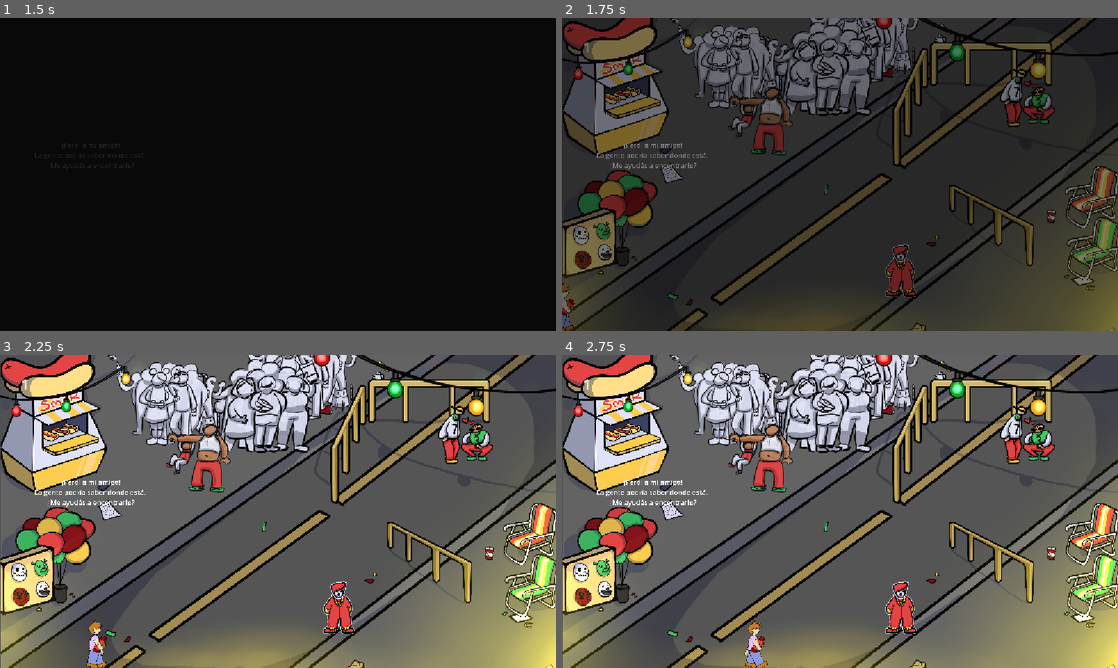
Above: before the commit, frames 1-4 (two rows, left to right).
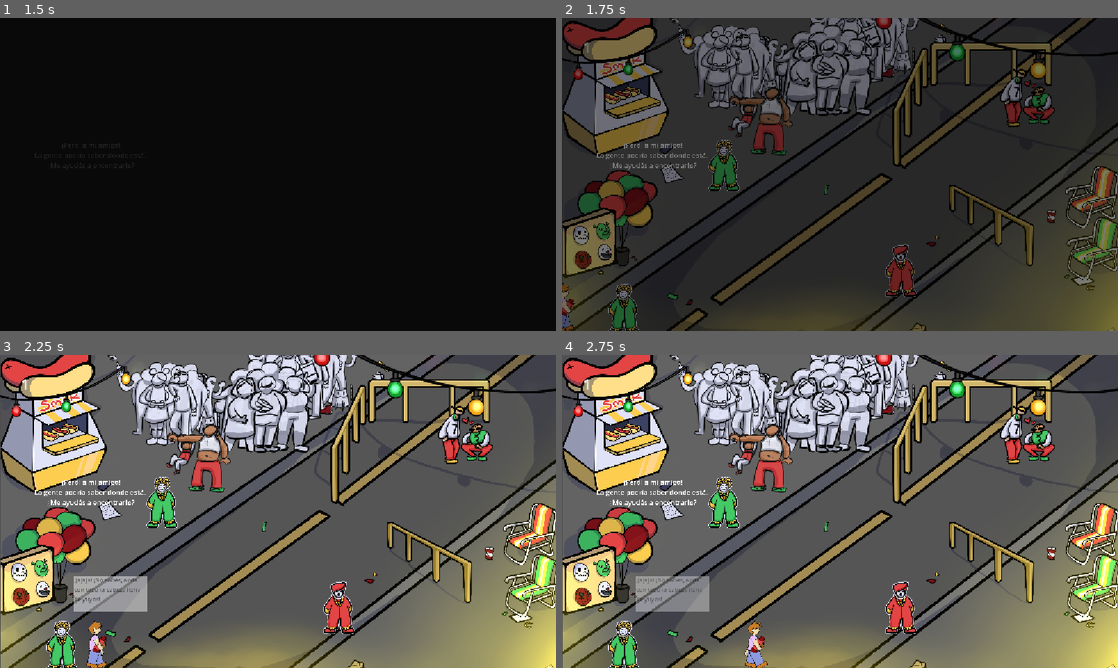
Above: after the commit, the same moments.

Repository: guille-bada/ggj-2026
Game: Godot game, scene res://Scenes/main_menu.tscn
The game is run twice, just before and just after one commit, with the same random seed, the same clock (stepped at 60 frames per second) and the same inputs. The engine's default icon, where the game draws it, is replaced by a stand-in: a white triangle on a blue panel in a dark square.
Inputs:
- Up to frame 1 (1.5 s): tap Enter at 0.5 s; hold D (Right) 0.53-1.28 s; hold S (Down) from 1.28 s (still down)
- Up to frame 2 (1.75 s): keep holding S (Down)
- Up to frame 3 (2.25 s): release S (Down) at 2.03 s; hold D (Right) from 2.03 s (still down)
- Up to frame 4 (2.75 s): keep holding D (Right)

Frame 1 is identical in both runs. In frame 2, 1.2% of the frame differs, in the area x 8-32%, y 38-100%; in frame 3, 2.7%; in frame 4, 2.7%.

Commit message:
Fix resources locations positions.

Diff:
--- a/Resources/Locations/escena_1/mascaras.tres
+++ b/Resources/Locations/escena_1/mascaras.tres
@@ -4,5 +4,6 @@
 
 [resource]
 script = ExtResource("1_klqwu")
+position = Vector2(127, 603)
 clues = Array[String](["Andaba viendo de comprarse una máscara para halloween. No, ni idea yo tampoco por qué, estamos en febrero. ", "Le andaba haciendo ojitos a uno de los globos que venden ahí nomás."])
 metadata/_custom_type_script = "uid://d4gooov6o58k"
--- a/Resources/Locations/escena_1/panchos.tres
+++ b/Resources/Locations/escena_1/panchos.tres
@@ -4,5 +4,6 @@
 
 [resource]
 script = ExtResource("1_jyxic")
+position = Vector2(335, 305)
 clues = Array[String](["Buscalo en la fila del carrito que seguro se fue a encajar un Smeck."])
 metadata/_custom_type_script = "uid://d4gooov6o58k"
--- a/Resources/Locations/escena_1/sillas.tres
+++ b/Resources/Locations/escena_1/sillas.tres
@@ -4,5 +4,6 @@
 
 [resource]
 script = ExtResource("1_q2kbv")
+position = Vector2(701, 524)
 clues = Array[String](["¿Momito? Estaba paveando ahi con las doñas que trajeron las sillas.", "Creo que lo vi intentando adueñarse de una silla de playa. Decime pa que si vamos a desfilar en nada. "])
 metadata/_custom_type_script = "uid://d4gooov6o58k"
--- a/Resources/Locations/escena_2/cervezas.tres
+++ b/Resources/Locations/escena_2/cervezas.tres
@@ -4,5 +4,6 @@
 
 [resource]
 script = ExtResource("1_wdr4k")
+position = Vector2(989, 138)
 clues = Array[String](["Lo mandamos a buscar unas birras, que si no no desfilamos un carajo."])
 metadata/_custom_type_script = "uid://d4gooov6o58k"
--- a/Resources/Locations/escena_2/chorizos.tres
+++ b/Resources/Locations/escena_2/chorizos.tres
@@ -4,5 +4,6 @@
 
 [resource]
 script = ExtResource("1_oltwm")
+position = Vector2(313, 418)
 clues = Array[String](["¿El Momo? Creo que fue a comerse un chori.", "¿Momo? Morfando. Cuando lo veas decile que venga pa'cá."])
 metadata/_custom_type_script = "uid://d4gooov6o58k"
--- a/Resources/Locations/escena_2/helados.tres
+++ b/Resources/Locations/escena_2/helados.tres
@@ -4,5 +4,6 @@
 
 [resource]
 script = ExtResource("1_h7n0w")
+position = Vector2(538, 563)
 clues = Array[String](["Deja, no se aguanta nada el calor, fue a ver si conseguía algo fresco."])
 metadata/_custom_type_script = "uid://d4gooov6o58k"
--- a/Resources/Locations/escena_3/banos.tres
+++ b/Resources/Locations/escena_3/banos.tres
@@ -4,5 +4,6 @@
 
 [resource]
 script = ExtResource("1_38n37")
+position = Vector2(352, 238)
 clues = Array[String](["¿Y dónde mas va a estar el momo? Siempre va al baño cuando nos toca salir.", "El abombado se tomó un litro de cerveza y ahora anda haciendo fila pa' desagotar."])
 metadata/_custom_type_script = "uid://d4gooov6o58k"
--- a/Resources/Locations/escena_3/camara.tres
+++ b/Resources/Locations/escena_3/camara.tres
@@ -4,5 +4,6 @@
 
 [resource]
 script = ExtResource("1_2kcq6")
+position = Vector2(709, 574)
 clues = Array[String](["Na, se fue a chupar cámara. "])
 metadata/_custom_type_script = "uid://d4gooov6o58k"
--- a/Resources/Locations/escena_3/tambores.tres
+++ b/Resources/Locations/escena_3/tambores.tres
@@ -4,5 +4,6 @@
 
 [resource]
 script = ExtResource("1_b8r70")
+position = Vector2(978, 288)
 clues = Array[String](["Habia dejado sus tambor por ahí, fue a buscarlo.", "El colgado se dejó la bandera tirada donde los baños."])
 metadata/_custom_type_script = "uid://d4gooov6o58k"
--- a/Resources/Locations/escena_4/camion.tres
+++ b/Resources/Locations/escena_4/camion.tres
@@ -4,5 +4,6 @@
 
 [resource]
 script = ExtResource("1_s1ayt")
+position = Vector2(329, 409)
 clues = Array[String](["Le toca conducir el carro asi que la produ lo mando directo pa ahí.", "Sabés que creo que lo vi …(259 unchanged characters)…
 metadata/_custom_type_script = "uid://d4gooov6o58k"
--- a/Resources/Scenes/escena4.tres
+++ b/Resources/Scenes/escena4.tres
@@ -3,12 +3,10 @@
 [ext_resource type="Script" uid="uid://d4gooov6o58k" path="res://Scripts/Resources/ResourceLocation.gd" id="1_aejou"]
 [ext_resource type="Script" uid="uid://dsmjdeujpahcl" path="res://Scripts/Resources/ResourceScene.gd" id="1_lmibd"]
 [ext_resource type="Resource" uid="uid://cbodemyx6wx6p" path="res://Resources/Locations/escena_4/camion.tres" id="2_acf71"]
-[ext_resource type="Resource" uid="uid://dtlkbb7pd11k2" path="res://Resources/Locations/escena_4/location2.tres" id="3_6qmtt"]
-[ext_resource type="Resource" uid="uid://dj4af4jlvhbrf" path="res://Resources/Locations/escena_4/location3.tres" id="4_c7gtx"]
 
 [resource]
 script = ExtResource("1_lmibd")
 name = "1"
 index = 4
-locations = Array[ExtResource("1_aejou")]([ExtResource("2_acf71"), ExtResource("3_6qmtt"), ExtResource("4_c7gtx")])
+locations = Array[ExtResource("1_aejou")]([ExtResource("2_acf71")])
 metadata/_custom_type_script = "uid://dsmjdeujpahcl"
--- a/Scenes/Npc.tscn
+++ b/Scenes/Npc.tscn
@@ -14,11 +14,12 @@
 [sub_resource type="CircleShape2D" id="CircleShape2D_ileeb"]
 radius = 57.271286
 
-[node name="Npc" type="Node2D" unique_id=1133381282 node_paths=PackedStringArray("interactable", "head", "body")]
+[node name="Npc" type="Node2D" unique_id=1133381282 node_paths=PackedStringArray("interactable", "head", "body", "game_over")]
 script = ExtResource("1_lvqg6")
 interactable = NodePath("Interactable")
 head = NodePath("Mask/Node2D/Head")
 body = NodePath("Mask/Node2D/Body")
+game_over = NodePath("CanvasLayer/GameOver")
 
 [node name="BubblePosition" type="Node2D" parent="." unique_id=813284153]
 
@@ -38,8 +39,8 @@
 
 [node name="Obstacle" type="Area2D" parent="." unique_id=348511785]
 scale = Vector2(0.745, 0.745)
-collision_layer = 2
-collision_mask = 3
+collision_layer = 0
+collision_mask = 0
 
 [node name="CollisionShape2D" type="CollisionShape2D" parent="Obstacle" unique_id=1352492645]
 scale = Vector2(0.745, 0.745)
@@ -82,6 +83,8 @@
 subject = NodePath("../../Mask")
 
 [node name="StaticBody2D" type="StaticBody2D" parent="." unique_id=859082263]
+collision_layer = 0
+collision_mask = 0
 
 [node name="CollisionShape2D" type="CollisionShape2D" parent="StaticBody2D" unique_id=671818039]
 shape = SubResource("CircleShape2D_ileeb")
--- a/Scenes/zone_1.tscn
+++ b/Scenes/zone_1.tscn
@@ -104,6 +104,12 @@
 [node name="Npc" parent="Npc_positions" unique_id=1133381282 instance=ExtResource("3_uflgu")]
 position = Vector2(701, 524)
 
+[node name="Npc2" parent="Npc_positions" unique_id=936253480 instance=ExtResource("3_uflgu")]
+position = Vector2(127, 603)
+
+[node name="Npc3" parent="Npc_positions" unique_id=1229214800 instance=ExtResource("3_uflgu")]
+position = Vector2(335, 305)
+
 [node name="to_zone_2" parent="." unique_id=1673277274 instance=ExtResource("1_e6tpv")]
 position = Vector2(-52, 458)
 scale = Vector2(1, 5.924799)
--- a/Scenes/zone_2.tscn
+++ b/Scenes/zone_2.tscn
@@ -94,7 +94,6 @@
 
 [node name="Character" parent="." unique_id=967131426 instance=ExtResource("5_bd8ia")]
 position = Vector2(1006, 320)
-collision_layer = 5
 
 [node name="Label" type="Label" parent="." unique_id=1610399105]
 offset_left = 43.0
--- a/Scenes/zone_4.tscn
+++ b/Scenes/zone_4.tscn
@@ -137,13 +137,7 @@
 [node name="Npc_positions" type="Node2D" parent="." unique_id=1925852176]
 
 [node name="Npc" parent="Npc_positions" unique_id=1133381282 instance=ExtResource("3_jvpqj")]
-position = Vector2(559, 587)
-
-[node name="Npc2" parent="Npc_positions" unique_id=1805372857 instance=ExtResource("3_jvpqj")]
-position = Vector2(333, 520)
-
-[node name="Npc3" parent="Npc_positions" unique_id=1988434145 instance=ExtResource("3_jvpqj")]
-position = Vector2(672, 91)
+position = Vector2(329, 409)
 
 [node name="Character" parent="." unique_id=967131426 instance=ExtResource("5_ymh0q")]
 position = Vector2(450, 139)
--- a/Scripts/map_zone.gd
+++ b/Scripts/map_zone.gd
@@ -30,7 +30,7 @@
 		var child: Node2D = npc_positions.get_child(i)
 		if i >= scene_resource.locations.size() - 1:
 			printerr("%s: get_npc_positions: %s out of range of ResourceLocations. Ignoring" % [name, child.name])
-		scene_resource.locations[i].position = child.global_position
+		# scene_resource.locations[i].position = child.global_position
 
 	# LogicSingleton.all_possibilities.scenes[scene_resource.index] = scene_resource
 
Not shown: 1 places in Scenes/zone_1.tscn that only renumber resources
Not shown: 1 places in Scenes/zone_2.tscn that only renumber resources
Not shown: 1 places in Scenes/zone_4.tscn that only renumber resources
